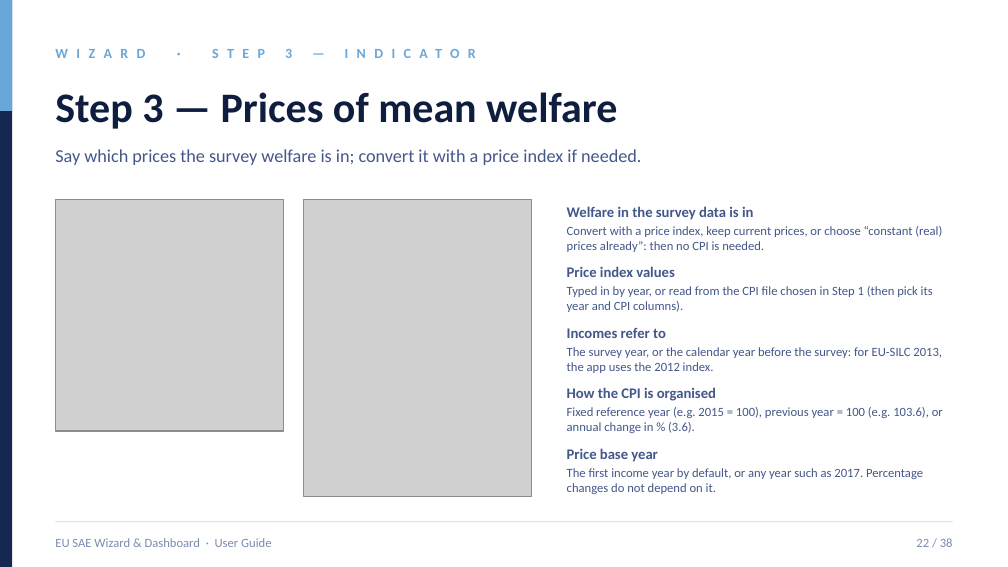
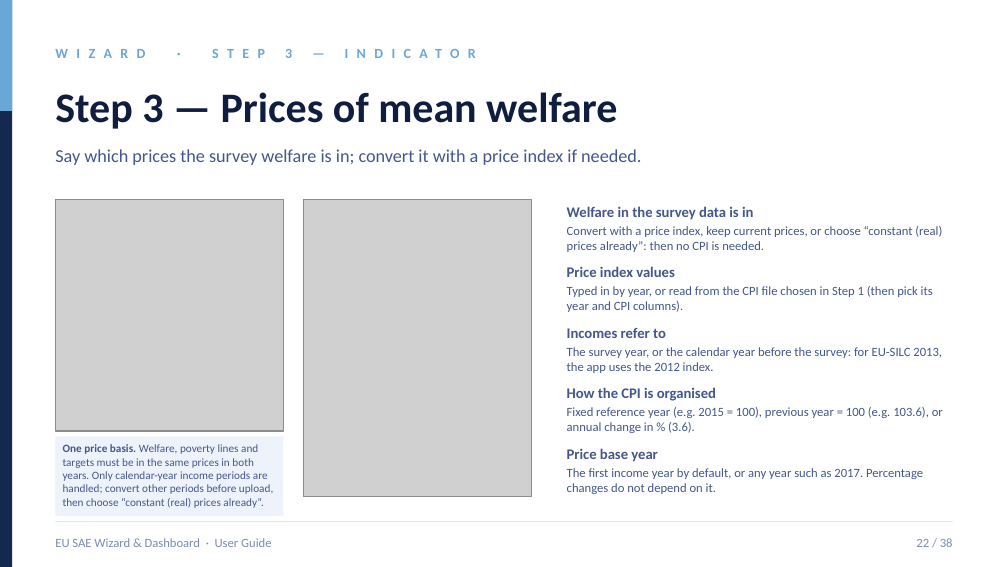
Before and after one commit to Noboyoshida227/eu-sae-application, a slide deck: slide 22 of docs/instructions/EU_SAE_User_Guide_5_2_0_rc_6_wizard_5_11.pptx. Drawn at 1008x567 pixels with LibreOffice and Linux fonts; fonts in the diff are those of the drawing; grey boxes stand for pictures. Boxes give left, top, right and bottom in pixels: in the first picture for what was removed or moved away, otherwise in the second. Text is boxed around its words. In the diff, an @@ line names an element or a change of style, - is before the commit and + after.

```diff
--- a/docs/instructions/EU_SAE_User_Guide_5_2_0_rc_6_wizard_5_11.pptx
+++ b/docs/instructions/EU_SAE_User_Guide_5_2_0_rc_6_wizard_5_11.pptx
@@ rectangle added at (x1=55, y1=436, x2=283, y2=516), fill #EEF3FB, 8 pt, text #43578A @@
+One price basis. Welfare, poverty lines and targets must be in the same prices in both years. Only calendar-year income periods are handled; convert other periods before upload, then choose “constant (real) prices already”.
```
Also in this commit, not shown: 6 other slides changed, 11 other files.
